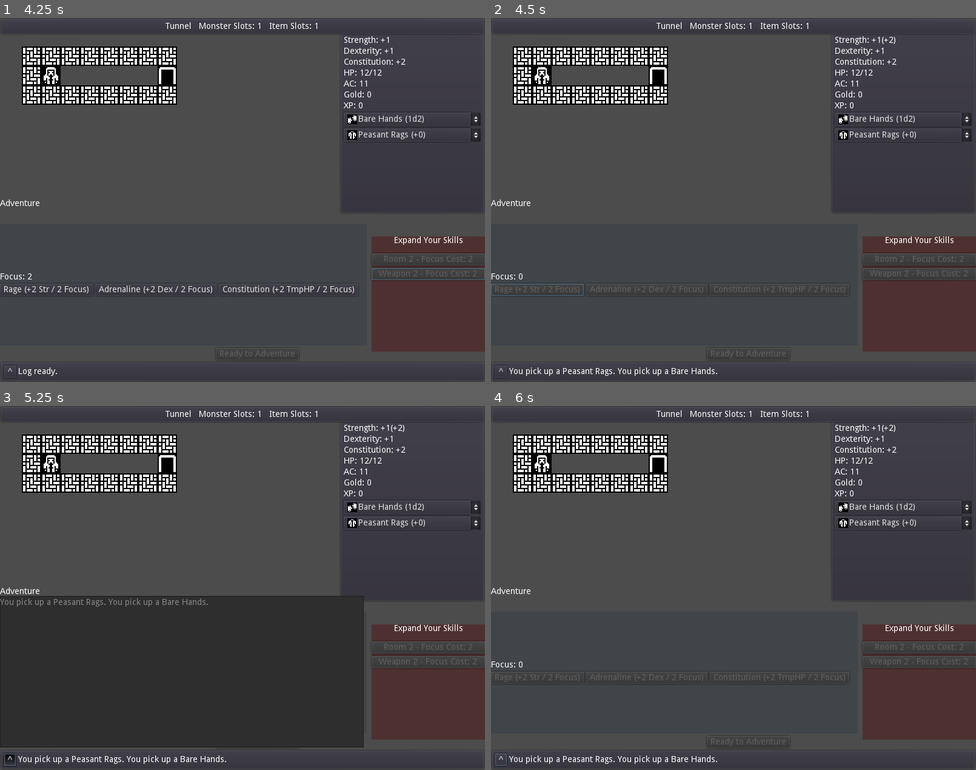
Above: before the commit, frames 1-4 (two rows, left to right).
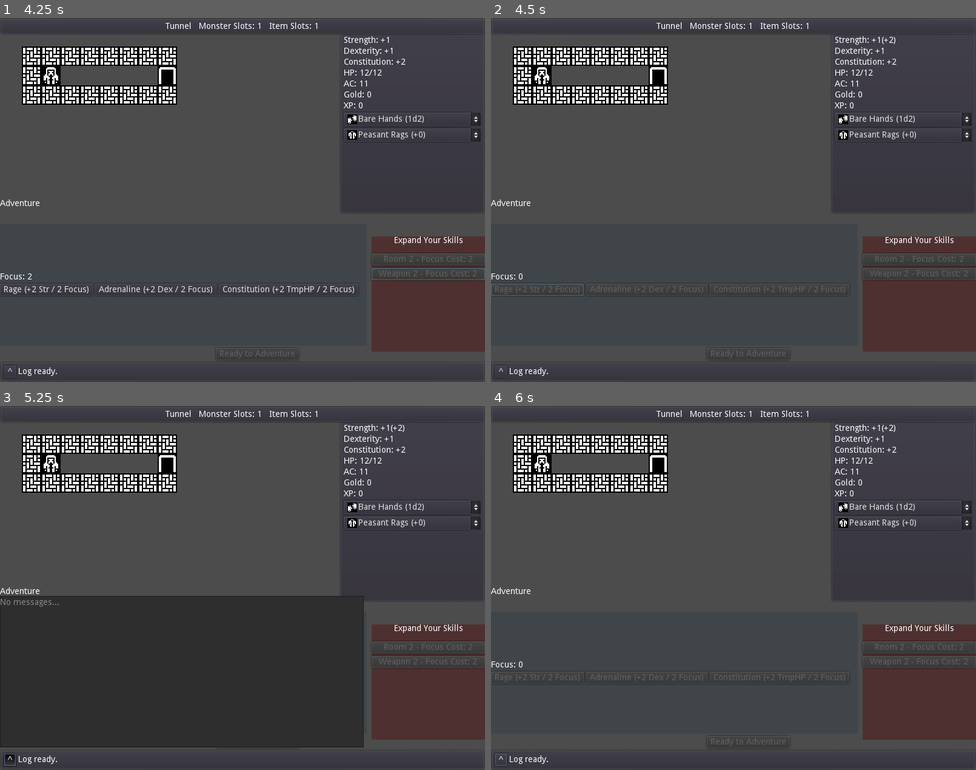
Above: after the commit, the same moments.

Repository: doctor-g/7DRL-2021
Game: Godot game, scene res://src/Game.tscn
Same seed, same stepped clock (60 frames per second), same inputs: the game is played once before the commit and once after it.
Inputs (mouse positions are in pixels of both pictures, inside the frame that each line leads up to):
- Up to frame 1 (4.25 s): click "Ready to Adventure" at 0.5 s; click "Bare Hands (1d2)" at 1.25 s; click "Peasant Rags (+0)" at 2 s; click "Room 2 - Focus Cost: 2" at 2.75 s; click "Weapon 2 - Focus Cost: 2" at 3.5 s
- Up to frame 2 (4.5 s): click "Rage (+2 Str / 2 Focus)" at 4.25 s
- Up to frame 3 (5.25 s): click "^" at 5 s
- Up to frame 4 (6 s): tap Enter at 5.75 s; move the mouse to (840, 569) at 5.77 s; hold N (move_down_right) from 5.78 s (still down); tap . (pass) at 5.85 s; click (840, 569) at 5.92 s

Frame 1 is identical in both runs. In frame 2, 0.3% of the frame differs, in the area x 3-47%, y 96-99%; in frame 3, 0.5%, in the area x 0-47%, y 52-99%; in frame 4, 0.3%.

Commit message:
Prevent logging starting weapon and armor

Diff:
--- a/project/src/Dungeon/HeroPawn.gd
+++ b/project/src/Dungeon/HeroPawn.gd
@@ -30,8 +30,11 @@
 	max_hp = 10
 	hp = 10
 
-	_pickup(_make_starting_armor())
-	_pickup(_make_starting_weapon())
+	armor.append(_make_starting_armor())
+	equip_armor(armor[0])
+
+	weapons.append(_make_starting_weapon())
+	equip_weapon(weapons[0])
 
 	var attributes : Array = ["strength", "dexterity", "constitution"]
 
